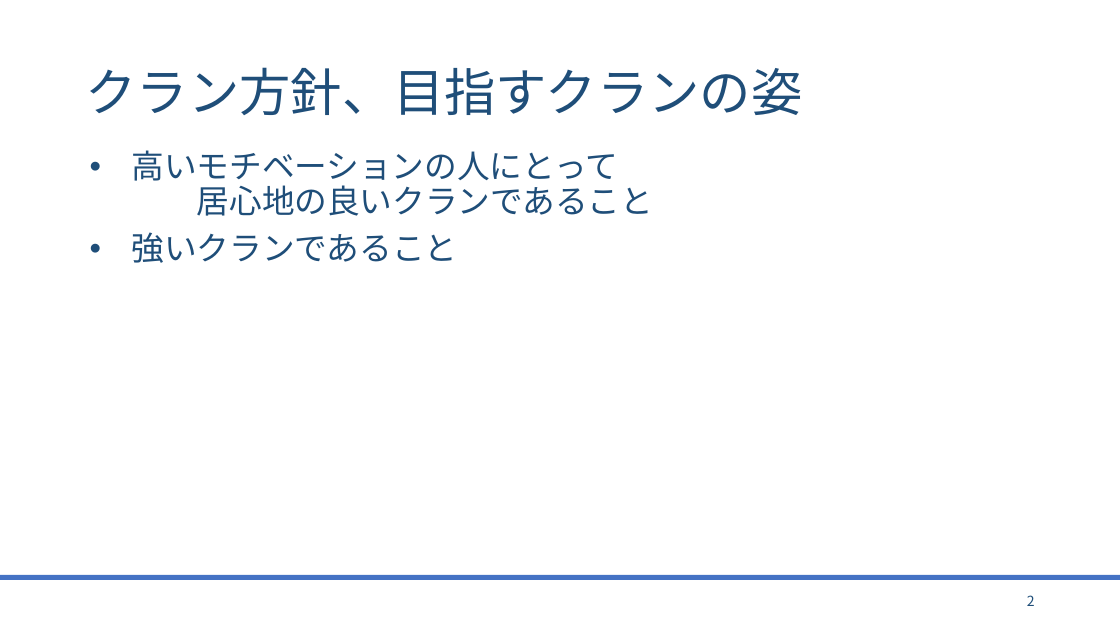
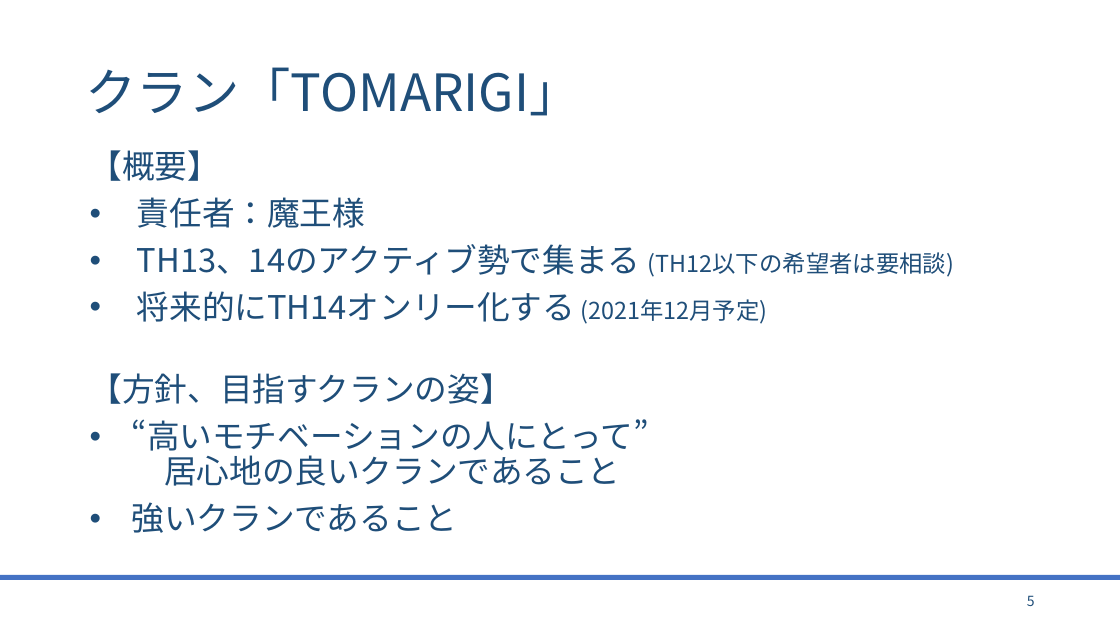
Before and after one commit to bigtreeCoC/documents, a slide deck: slide 5 of TOMARIGI.pptx (slide 2 before the commit). Drawn at 1120x630 pixels with LibreOffice and Linux fonts; fonts in the diff are those of the drawing. Boxes give left, top, right and bottom in pixels: in the first picture for what was removed or moved away, otherwise in the second. Text is boxed around its words. In the diff, an @@ line names an element or a change of style, - is before the commit and + after.

```diff
--- a/TOMARIGI.pptx
+++ b/TOMARIGI.pptx
@@ title at (85,67,580,116): text changed @@
-クラン方針、目指すクランの姿
+クラン「TOMARIGI」
@@ text at (90,150,955,486): text changed @@
-• 高いモチベーションの人にとって
-  居心地の良いクランであること
+【概要】
+• 責任者：魔王様
+• TH13、14のアクティブ勢で集まる (TH12以下の希望者は要相談)
+• 将来的にTH14オンリー化する (2021年12月予定)
+【方針、目指すクランの姿】
+• “高いモチベーションの人にとって”
+  居心地の良いクランであること
@@ page number at (1027,595,1035,606): text changed @@
-2
+5
```
Also in this commit, not shown: 5 other slides changed, 6 slides added, 1 other file.
